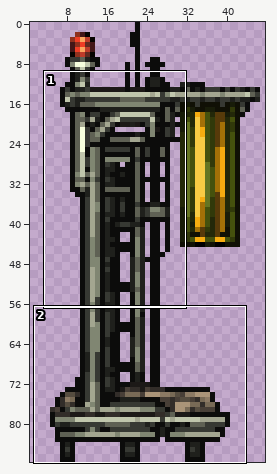
File history of a sprite sheet, content/Entities/Misc/Monument/site.png. The first picture is a wide view before the edit; the outline marks the close-up.
Close-up. Before:
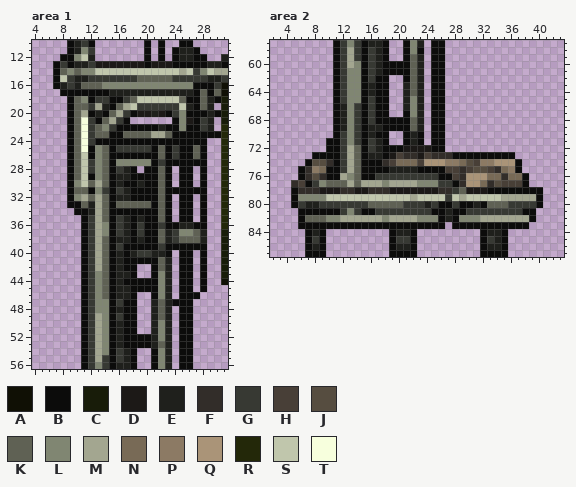
The file is 48x88 pixels. Colours within 5 levels of each other are drawn and written as one. Shown: area 1: x 4..31, y 10..56; area 2: x 2..43, y 57..87. The wide view leaves out empty margins.
Palette (. is transparent): A #101005  B #0c0c0b  C #181c09  D #1c1917  E #1f201c  F #322d29  G #373933  H #483f37  J #564d40  K #5f6154  L #808672  M #a3a690  N #786a56  P #8c7a64  Q #aa9478  R #232809  S #c0c6ac  T #f7ffdd
Pixels before, area 1, first column x 7:
10 ..BEGB.......B.B..BB.....
11 ..BELG.......B.B.BEEB....
12 .BBLSE.......B.B.BEEBB..E
13 BGBEEGDDDDDDDBDDDBBBBBEEB
14 BKLKLLSSSSSSSSSSSSMSGLSMM
15 BSGEEGGGGGGGKKKKKGGGGGEEG
16 BEGEKKKLLLLLLLLLLLLLBBBGA
17 .BBBBBBBEEEEEEEEEEEEBKBKA
18 ..BKLBGGBBGKSSSSSSKBBKEBC
19 ..BKKGMEBKMSGGGGGGSEBKE.C
20 ..BKMBEBKMGBDDEDBGLBBBEBC
21 ..BKTGBKMGB......BLDBGE.C
22 ..BKTGKLGBBBBBBEBBLBBGE.R
23 ..BKTGKKBBKKKKMMKBBBBBBBR
24 ..BKTGBBBBBBBBBBBBBBBB..R
25 ..BKTBLKBGGGGGBKBGBBKB..R
26 ..BKSBLKBBBBBBBKBGBBKB..R
27 ..BKSGLKBLLLLLBGBBBBBB..R
28 ..BKSGLKBGEB.BBKB.BB.B..R
29 ..BKSBLKBEEBBBBKB.BB.B..R
30 ..BLSKMKBEBBEBBKB.BB.B..R
31 ..BKKBLGBGEBBBBKBBBBBB..R
32 ..BLMKMKBEEBBBBKB.BB.B..R
33 ..BBKEMKBKKKKKBKB.BB.B..R
34 ...BBEMKBBBBBBBKB.BB.B..R
35 ....BGMKBGEBEBBKB.BB.B..R
36 ....BGMLBGEBGBBGBBEEBB..R
37 ....BGMLBGEBGBBKEGLLKE..C
38 ....BGMKBEEBEBBKEGKKKE..C
39 ....BGMKBGBBBBBGBBBBBB..C
40 ....BGMKBEBEGGEEB.BB.B..C
41 ....BGMKBEBBBBBKE.BB.B..C
42 ....BGMKBEBB..BKE.BB.B..C
43 ....BGLKBEEB..BLE.BB.B..C
44 ....BGLKBEBBBBBLE.BB.B..A
45 ....BGLKBEEBBBBLE.BB.B...
46 ....BGLKBEEB..BLE.BBB....
47 ....BGLLBGBB..EKEBBB.....
48 ....BGLLBEBB..EKE.BB.....
49 ....BGMLBGBB..EKE.BB.....
50 ....BGMLBEBB..ELE.BB.....
51 ....BGMLBEBB..ELE.BB.....
52 ....BGMLBEBBBBELE.BB.....
53 ....BGMLBEBBBBEKE.BB.....
54 ....BGMLBGEB..BLE.BB.....
55 ....BGMGBGEB..BLE.BB.....
56 ....BGLGBEEB..BLE.BB.....
Pixels before, area 2, first column x 5:
57 ......BGLGBEEB..BLE.BB..............
58 ......BGMGBGEB..BLB.BB..............
59 ......BGMGBGEB..BKE.BB..............
60 ......BGMLBGEBBBBKE.BB..............
61 ......BGLLBGEBBBBKE.BB..............
62 ......BGLLBGBB..BKE.BB..............
63 ......BGLLBEBB..EKE.BB..............
64 ......BGLLBEBB..EKE.BB..............
65 ......BGLLBGBB..ELE.BB..............
66 ......BELGBGBB..ELE.BB..............
67 ......BELGBGBB..BLE.BB..............
68 ......BELGBGBBBBBKE.BB..............
69 ......BELGBEEBBBBKE.BB..............
70 ......BGLGBEBB..BEB.BB..............
71 .....BBGLGBGEB..BEB.BB..............
72 .....BBGMKBGEBBBDDDDBB..............
73 ...BBBBGMKBEEBDHFFDHFFFBBBBBBBBB....
74 ..BJJFBGMKBBBFHNNNHQQQPPNJHPPQQQB...
75 .BFPNBBGMKBBBBEEEEBBBBHHFHJJHFNPB...
76 .BFJFBBMLKBBGGGGGGGGGBBHFQQQNNFNNB..
77 FHBGLKKKMKMMMLMMMMLLLGGBFQQNFJHHHB..
78 BFFFDDDFFDDFFFDDDDDDDFFGKDDDBBBBBBBB
79 BLLLLSSSSSSSSSSSSMSSSSGSMSSSSSMMMMMB
80 BGEEGGGGGGGKKKKKGGGEGBBGBBEBKKKGGGGB
81 .BBBBBBGLGBBGGGGGGGGBBEBBGGGGGGGGBB.
82 .BKKKLLMMMMMMLMMMMLLLBEBLLLMMMMMMMB.
83 .BBBBBBBBBBBBBBBBBBBBB.BBBBBBBBBBB..
84 ..BEB.........BEEB.........BEEB.....
85 ..BGB.........BGGB.........BGEB.....
86 ..BEB.........BEEB.........BEEB.....
87 ..BBB.........BBBB.........BBBB.....
After the commit:
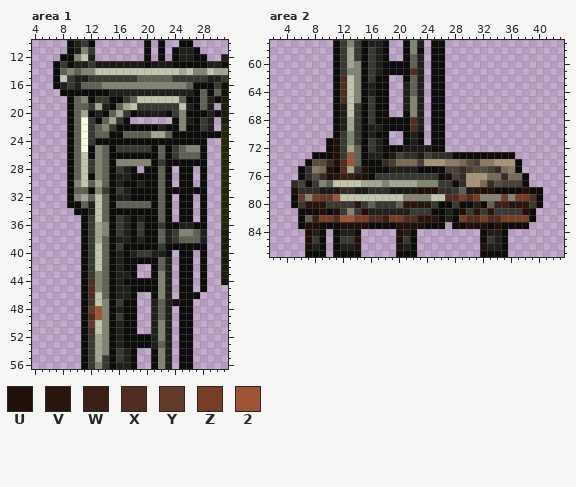
Colours new in this view: U #211009  V #2a150e  W #3c1f14  X #512d21  Y #643b29  Z #773e25  2 #9f5435
The exact change:
Area 1:
y 14: x 27 G -> L
y 16: x 26 L -> K
y 25: x 25..27 BBK -> KLL
y 26: x 25..26 BB -> KK
y 32..35: x 13 M -> S
y 39..42: x 13 M -> S
y 44..45: x 12 G -> X
y 46: x 12..13 GL -> XS
y 47: x 13 L -> S
y 48: x 12..13 GL -> Y2
y 49: x 12..13 GM -> X2
y 50: x 12..13 GM -> YS
y 51: x 12..13 GM -> XS
Area 2:
y 61: x 22 K -> X
y 62..65: x 12..13 GL -> XS
y 66..67: x 13 L -> S
y 68..69: x 13 L -> M; x 22 K -> X
y 71..72: x 11 B -> U
y 73: x 11 B -> U; x 13 M -> 2
y 74: x 11..13 BGM -> UX2
y 75: x 10 B -> U; x 12 G -> X; x 14..15 KB -> GU
y 76: x 10..15 BBMLKB -> UVWWVU; x 27 B -> U
y 77: x 11..14 KKMK -> SSSS
y 78: x 5 B -> U; x 23..25 DDD -> UUU; x 32..33 DB -> UU; x 38 B -> U
y 79: x 6 L -> Y; x 8..11 LLSS -> ZYY2; x 21..24 SMSS -> LLLL; x 27..39 GSMSSSSSMMMMM -> XXZXZLLLZLZZX
y 80: x 7..9 EEG -> VVV; x 14 G -> V; x 17..19 KKK -> GGG; x 21..24 GGGE -> VVVV; x 34..38 KKGGG -> WWVVV
y 81: x 9 B -> U; x 11 B -> U; x 15..21 BBGGGGG -> UEEEEEE; x 29 B -> U; x 31 G -> V; x 33 G -> V; x 38 B -> U
y 82: x 8..25 KKLLMMMMMMLMMMMLLL -> WZZX22ZZXXWZZXXVVV; x 29..38 LLLMMMMMMM -> ZXXZXXZZZZ
y 83: x 7..8 BB -> UU; x 12..15 BBBB -> UUUU; x 20..23 BBBB -> UUUU; x 30..32 BBB -> UUU; x 34 B -> U
y 84: x 7 B -> U; x 11..14 .... -> BEEB; x 19..20 BE -> .U
y 85: x 7 B -> U; x 11..14 .... -> BGGU; x 19..20 BG -> .U
y 86: x 7 B -> U; x 11..14 .... -> BEEU; x 19..20 BE -> .U; x 32 B -> U
y 87: x 11..14 .... -> BBBB; x 19 B -> .
Pixel boxes of the changes (left, top, right, bottom) in both close-ups:
changed: (186, 68, 200, 89)
changed: (179, 145, 200, 159)
changed: (88, 194, 102, 334)
changed: (410, 68, 417, 75)
changed: (291, 75, 536, 257)
